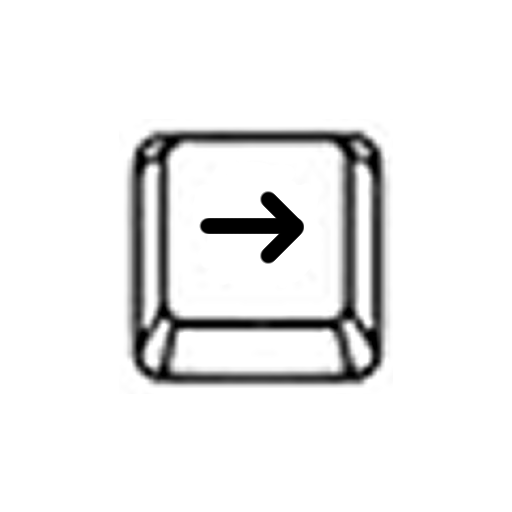
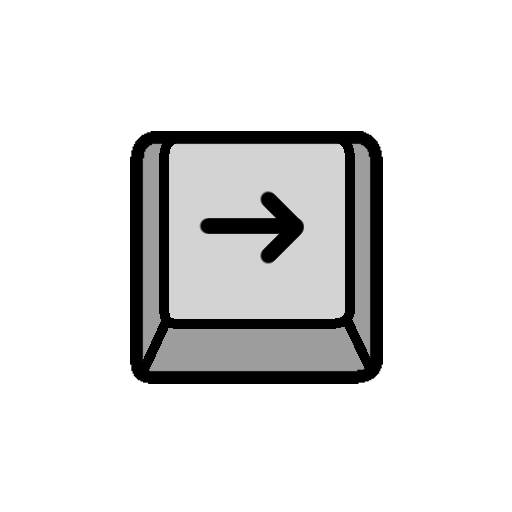
Revision of a layered 512×512 image; what changed, layer by layer:
added layer "Layer 1 Copy 4" above "Layer 3 Copy 3" over [130,131,383,384]
added layer "Layer 3 Copy 3" above "Layer 2 Copy 4" over [136,137,378,376]
hid "Layer 2 Copy 4" over [119,119,393,394]
